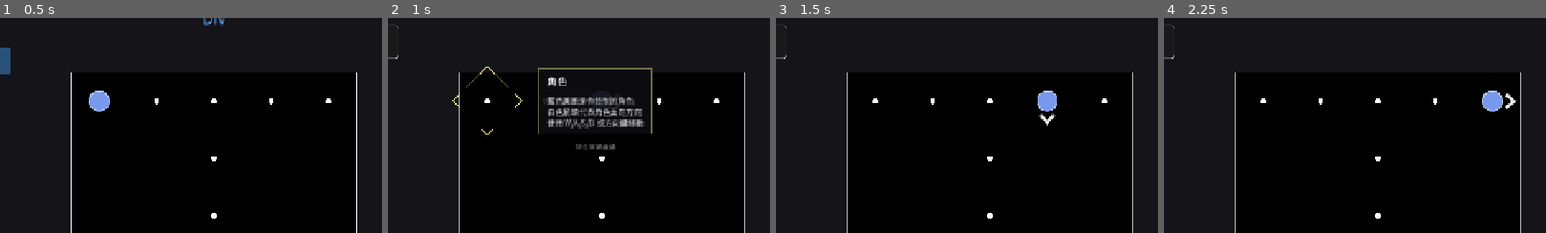
Above: before the commit, frames 1-4 (left to right).
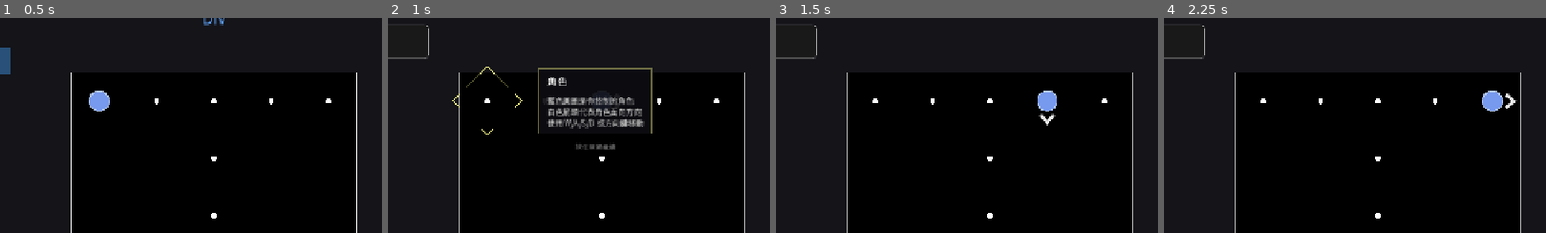
Above: after the commit, the same moments.

Repository: Periodev/DIV
Game: Godot game, scene res://scenes/main.tscn
The game is run twice, just before and just after one commit, with the same random seed, the same clock (stepped at 60 frames per second) and the same inputs.
Inputs:
- Up to frame 1 (0.5 s): no input
- Up to frame 2 (1 s): tap Enter at 0.5 s; hold D from 0.53 s (still down); tap R at 0.6 s; tap Space at 0.77 s
- Up to frame 3 (1.5 s): release D at 1.28 s; hold S from 1.28 s (still down); tap Z at 1.35 s
- Up to frame 4 (2.25 s): tap Space at 1.52, 2 s; release S at 2.03 s; hold D from 2.03 s (still down); tap Enter at 2.1 s
The pictures show only the part of the screen within x 22-72%, y 4-54%; the shares and areas given below are measured in that part.

Frame 1 is identical in both runs. In frame 2, 0.1% of the frame differs, in the area x 2-11%, y 3-20%; in frame 3, 0.1%; in frame 4, 0.1%.

Commit message:
Adjust trace terminology and hint panel width

Diff:
--- a/godot/scenes/game_scene.tscn
+++ b/godot/scenes/game_scene.tscn
@@ -106,7 +106,7 @@
 visible = false
 offset_left = 16.0
 offset_top = 40.0
-offset_right = 300.0
+offset_right = 350.0
 mouse_filter = 2
 theme_override_styles/panel = SubResource("toast_bg")
 
--- a/godot/scripts/Localization.gd
+++ b/godot/scripts/Localization.gd
@@ -105,7 +105,7 @@
 		"spot_core1_title":  "Core",
 		"spot_core1_l1":     "A diamond block that can be pushed",
 		"spot_core2_title":  "Core",
-		"spot_core2_l1":     "Move toward the core to push it one space",
+		"spot_core2_l1":     "Move toward the core to push it one step",
 		"spot_core2_l2":     "You can only push one core at a time",
 		"spot_switch_title": "Target",
 		"spot_switch_l1":    "Gray diamond frame — an activation point",
@@ -122,7 +122,7 @@
 		"spot_diverge_l1":    "The current state is copied into two spaces",
 		"spot_diverge_l2":    "You control one space's player at a time",
 		"spot_diverge_l3":    "The active space is shown in the large center panel",
-		"spot_shadow_title":  "Shadow",
+		"spot_shadow_title":  "Trace",
 		"spot_shadow_l1":     "Dashed diamond",
 		"spot_shadow_l2":     "Cannot be pushed or passed through",
 		"spot_turn_title":    "Turn",
